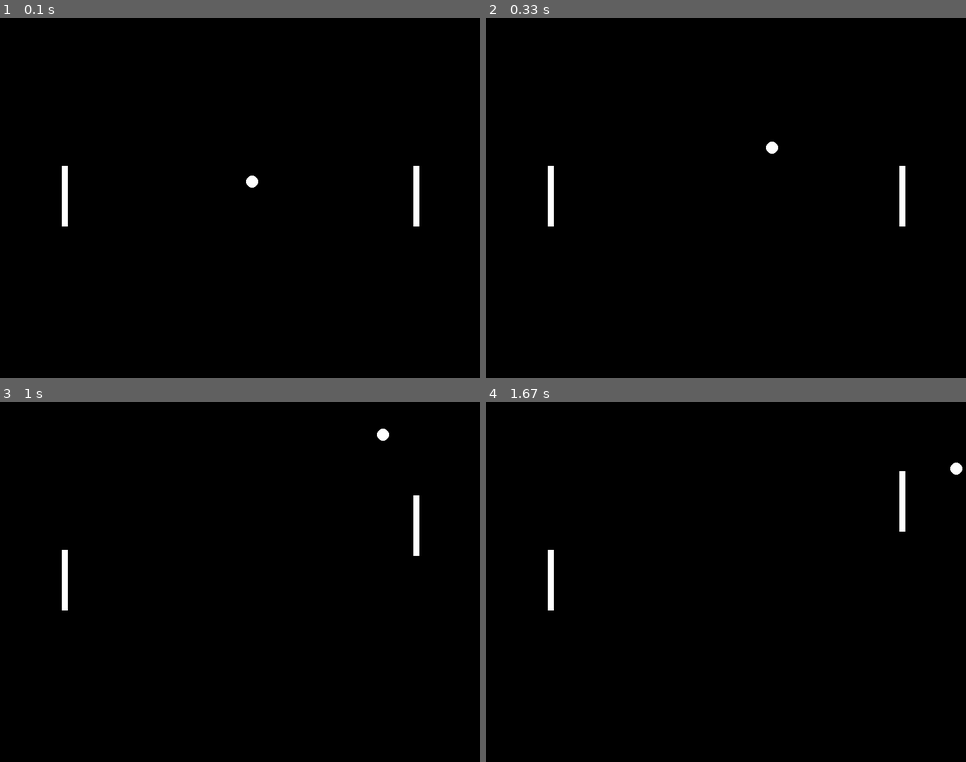
Above: before the commit, frames 1-4 (two rows, left to right).
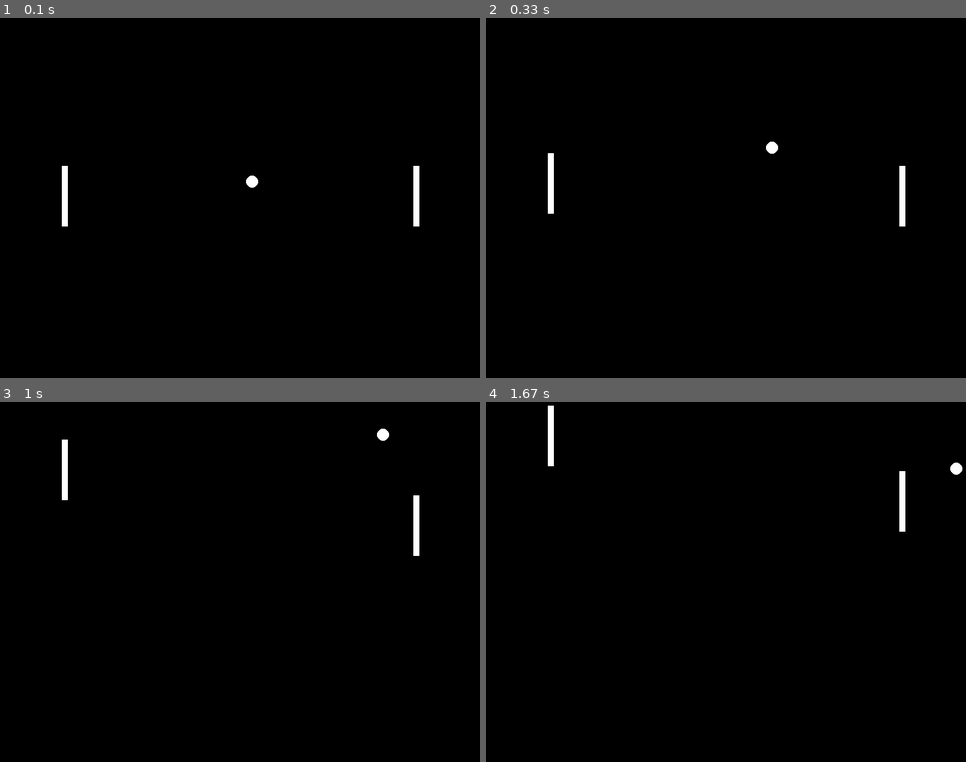
Above: after the commit, the same moments.

Repository: JanKurdila/pygame_voleyball
Game: pygame game, started from main.py
Same seed, same stepped clock (60 frames per second), same inputs: the game is played once before the commit and once after it.
Inputs:
- Up to frame 1 (0.1 s): no input
- Up to frame 2 (0.33 s): no input
- Up to frame 3 (1 s): hold Up 0.33-0.8 s; hold Down from 0.83 s (still down)
- Up to frame 4 (1.67 s): release Down at 1.13 s; hold Up 1.17-1.53 s; hold Down from 1.57 s (still down)

Frame 1 is identical in both runs. In frame 2, less than 0.1% of the frame differs, in the area x 12-15%, y 37-58%; in frame 3, 0.4%, in the area x 12-15%, y 10-58%; in frame 4, 0.4%.

Commit message:
8) Pohyb hráča č.2 (ľavého hráča) - pomocou AI

Diff:
--- a/main.py
+++ b/main.py
@@ -13,12 +13,17 @@
         if player.bottom < config.ROZLISENIE[1]:
             player.bottom += config.STEP
 
+def move_ai(player, ball):
+    """Funkcia riadi pohyb AI hráča nahor alebo nadol"""
+    if player.bottom < ball.top and player.bottom < config.ROZLISENIE[1]:
+        player.top += config.STEP * 1.5  # Zvýšenie rýchlosti AI
+    if player.top > ball.bottom and player.top > 0:
+        player.top -= config.STEP * 1.5  # Zvýšenie rýchlosti AI
+
 def check_collision(ball, player):
     """Kontrola kolízie lopty s hráčom a odrazenie lopty"""
     if ball.colliderect(player):
-        # Ak lopta narazí na hráča zľava alebo sprava
-        if ball.left < player.right and ball.right > player.left:
-            return True
+        return True
     return False
 
 if __name__ == "__main__":
@@ -38,30 +43,28 @@
     rychlost_lopty_y = random.choice([1, -1]) * 4
 
     while True:
-        # Ak vypnem okno, musím vypnuť pygame
         for event in pygame.event.get():
             if event.type == pygame.QUIT:
-                pygame.quit()  # Vypnutie pygamu
-                sys.exit()  # Vypnutie celého programu
+                pygame.quit()
+                sys.exit()
 
         keys = pygame.key.get_pressed()
         move_player(hrac1, keys)
+        move_ai(hrac2, lopta)
 
-        # Kontrola kolízie lopty so stenami a odrazenie
         if lopta.top <= 0 or lopta.bottom >= config.ROZLISENIE[1]:
             rychlost_lopty_y *= -1
 
         if lopta.left <= 0 or lopta.right >= config.ROZLISENIE[0]:
             rychlost_lopty_x *= -1
 
-        # Kontrola kolízie lopty s hráčom hrac1
-        if check_collision(lopta, hrac1):
+        if check_collision(lopta, hrac1) or check_collision(lopta, hrac2):
             rychlost_lopty_x *= -1
 
         lopta.x += rychlost_lopty_x
         lopta.y += rychlost_lopty_y
 
-        window.fill(config.FARBA_POZADIA)  # Premazanie obrazovky
+        window.fill(config.FARBA_POZADIA)
 
         pygame.draw.rect(window, "white", hrac1)
         pygame.draw.rect(window, "white", hrac2)
@@ -69,5 +72,4 @@
 
         pygame.display.update()
 
-        # Spomalenie cyklu
-        clock.tick(config.FPS)  # Obnova obrázkov
+        clock.tick(config.FPS)
